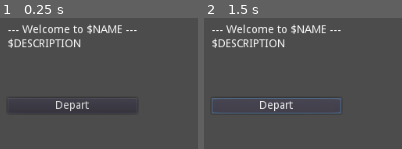
Above: before the commit, frames 1-2 (left to right).
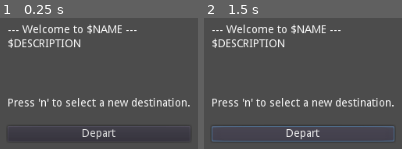
Above: after the commit, the same moments.

Repository: Dibujaron/DistantHorizonClient
Game: Godot game, scene res://scenes/station/StationMenu.tscn
The game is run twice, just before and just after one commit, with the same random seed, the same clock (stepped at 60 frames per second) and the same inputs. This scene is started directly instead of the project's main scene.
Inputs:
- Up to frame 1 (0.25 s): no input
- Up to frame 2 (1.5 s): click "Depart" at 0.5 s; click "Depart" at 1.25 s

The runs differ from the first frame. In frame 1, 3.9% of the frame differs, in the area x 4-96%, y 61-93%; in frame 2, 5.9%, in the area x 4-96%, y 61-95%.
Error in both runs: Attempt to call function 'get_node' in base 'null instance' on a null instance. (res://scenes/station/StationMenu.gd:15)

Commit message:
Targeting circle stuff plus update production url

Diff:
--- a/project.godot
+++ b/project.godot
@@ -161,6 +161,11 @@
 "events": [ Object(InputEventKey,"resource_local_to_scene":false,"resource_name":"","device":0,"alt":false,"shift":false,"control":false,"meta":false,"command":false,"pressed":false,"scancode":84,"unicode":0,"echo":false,"script":null)
  ]
 }
+ui_navigation_menu={
+"deadzone": 0.5,
+"events": [ Object(InputEventKey,"resource_local_to_scene":false,"resource_name":"","device":0,"alt":false,"shift":false,"control":false,"meta":false,"command":false,"pressed":false,"scancode":78,"unicode":0,"echo":false,"script":null)
+ ]
+}
 
 [logging]
 
--- a/scenes/Global.gd
+++ b/scenes/Global.gd
@@ -7,7 +7,7 @@
 export var gravity_constant_fudge = 50.0
 export var gravity_constant_base = 6.67408
 export var gravity_constant_exp = -11.0
-export var production_server_url = "ws://localhost:25611/ws/"
+export var production_server_url = "ws://distant-horizon.io:25611/ws/"
 export var debug_server_url = "ws://localhost:25611/ws/"
 
 var primary_player = null
@@ -69,11 +69,22 @@
 func get_space():
 	return get_tree().get_root().get_node("Space")
 
+func get_gui_canvas():
+	return get_space().get_node("GuiCanvas")
 func get_chat_hud():
-	return get_space().get_node("GuiCanvas").get_node("BottomLeftHUD")
+	return get_gui_canvas().get_node("BottomLeftHUD")
 
 func get_compass_hud():
-	return get_space().get_node("GuiCanvas").get_node("BottomRightHUD")
+	return get_gui_canvas().get_node("BottomRightHUD")
+
+func get_navigation_menu():
+	return get_gui_canvas().get_node("NavigationMenu")
+
+func get_station_menu():
+	return get_gui_canvas().get_node_or_null("StationMenu")
+
+func is_station_menu_open():
+	return get_station_menu() != null
 
 func get_socket_client():
 	return get_space().get_node("WebSocketClient")
@@ -84,6 +95,13 @@
 func get_primary_player():
 	return primary_player
 
+func get_primary_player_ship():
+	var parent = get_primary_player().get_parent()
+	if parent == get_space():
+		return null
+	else:
+		return parent
+
 func set_targeting_circle(circle):
 	self.targeting_circle = circle
 
--- a/scenes/Space.gd
+++ b/scenes/Space.gd
@@ -163,10 +163,10 @@
 			var parent_name = station_info["parent"]
 			var parent_node = planets[parent_name]
 			parent_node.add_child(station)
-			if(station.name == "Stn_Skydogs"):
-				var circle = preload("res://scenes/player/TargetingCircle.tscn").instance()
-				station.add_child(circle)
-
 		else:
 			add_child(station)
 		station.json_init(station_info)
+		if station.name == "Stn_Rakuria":
+			var circle = preload("res://scenes/player/TargetingCircle.tscn").instance()
+			circle.navigate_to(station.name)
+	Global.get_navigation_menu().init()
--- a/scenes/Space.tscn
+++ b/scenes/Space.tscn
@@ -1,10 +1,11 @@
-[gd_scene load_steps=7 format=2]
+[gd_scene load_steps=8 format=2]
 
 [ext_resource path="res://scenes/WebSocketClient.tscn" type="PackedScene" id=1]
 [ext_resource path="res://scenes/Space.gd" type="Script" id=2]
 [ext_resource path="res://scenes/player/PlayerPilot.tscn" type="PackedScene" id=3]
 [ext_resource path="res://scenes/player/BottomRightHUD.tscn" type="PackedScene" id=4]
 [ext_resource path="res://scenes/player/BottomLeftHUD.tscn" type="PackedScene" id=5]
+[ext_resource path="res://scenes/menu/NavigationMenu.tscn" type="PackedScene" id=6]
 [ext_resource path="res://scenes/player/ParallaxBackground.tscn" type="PackedScene" id=7]
 
 [node name="Space" type="Node2D"]
@@ -16,9 +17,10 @@
 [node name="GuiCanvas" type="CanvasLayer" parent="."]
 
 [node name="BottomRightHUD" parent="GuiCanvas" instance=ExtResource( 4 )]
-margin_right = -150.0
 
 [node name="BottomLeftHUD" parent="GuiCanvas" instance=ExtResource( 5 )]
+
+[node name="NavigationMenu" parent="GuiCanvas" instance=ExtResource( 6 )]
 
 [node name="ParallaxBackground" parent="." instance=ExtResource( 7 )]
 
--- /dev/null
+++ b/scenes/menu/NavigateButton.gd
@@ -0,0 +1,18 @@
+extends Button
+
+
+# Declare member variables here. Examples:
+# var a = 2
+# var b = "text"
+
+
+# Called when the node enters the scene tree for the first time.
+func _ready():
+	connect("pressed", self, "_navigate_pressed") # Replace with function body. # Replace with function body.
+
+func _navigate_pressed():
+	print("navigate pressed.")
+	get_parent().on_selected()
+# Called every frame. 'delta' is the elapsed time since the previous frame.
+#func _process(delta):
+#	pass
--- /dev/null
+++ b/scenes/menu/NavigationMenu.gd
@@ -0,0 +1,56 @@
+extends VBoxContainer
+
+export var update_every_n_ticks = 60 * 5
+export var left_pad_when_in_station = 100
+var ticks_since_update = 0
+var base_margin
+# Called when the node enters the scene tree for the first time.
+func _ready():
+	base_margin = margin_left
+	hide() # Replace with function body.
+
+func init():
+	var stations = Global.get_space().stations
+	var menu_item_scene = preload("res://scenes/menu/NavigationMenuItem.tscn")
+	for stn_name in stations.keys():
+		var inst = menu_item_scene.instance()
+		$VBoxContainer.add_child(inst)
+		inst.init(self, stn_name)
+	update()
+
+func on_navigation_selected(stn_name):
+	print("navigating to ", stn_name)
+	Global.get_targeting_circle().navigate_to(stn_name)
+	hide()
+
+func toggle():
+	visible = !visible
+
+func _process(delta):
+	var margin = base_margin
+	var station_menu = Global.get_station_menu()
+	if station_menu != null:
+		margin += station_menu.rect_size.x + left_pad_when_in_station
+	margin_left = margin
+
+	if ticks_since_update >= update_every_n_ticks:
+		update()
+		ticks_since_update = 0
+	ticks_since_update += 1
+
+func update():
+	var children = $VBoxContainer.get_children()
+	var children_sorted = children.duplicate()
+	children_sorted.sort_custom(self, "sort_by_distance")
+	var num_children = children.size()
+	for i in range(0, num_children):
+		var child = children_sorted[i]
+		$VBoxContainer.move_child(child, i)
+
+	for child in $VBoxContainer.get_children():
+		child.update()
+
+func sort_by_distance(a,b):
+	var dist_a = a.get_dist_squared()
+	var dist_b = b.get_dist_squared()
+	return dist_a < dist_b
--- /dev/null
+++ b/scenes/menu/NavigationMenu.tscn
@@ -0,0 +1,37 @@
+[gd_scene load_steps=2 format=2]
+
+[ext_resource path="res://scenes/menu/NavigationMenu.gd" type="Script" id=1]
+
+[node name="NavigationMenu" type="VBoxContainer"]
+margin_left = 10.0
+margin_top = 10.0
+margin_right = 10.0
+margin_bottom = 10.0
+script = ExtResource( 1 )
+__meta__ = {
+"_edit_use_anchors_": false
+}
+
+[node name="Header" type="Label" parent="."]
+margin_right = 188.0
+margin_bottom = 14.0
+text = "Select navigation destination:"
+__meta__ = {
+"_edit_use_anchors_": false
+}
+
+[node name="Spacer" type="Label" parent="."]
+margin_top = 18.0
+margin_right = 188.0
+margin_bottom = 32.0
+__meta__ = {
+"_edit_use_anchors_": false
+}
+
+[node name="VBoxContainer" type="VBoxContainer" parent="."]
+margin_top = 36.0
+margin_right = 188.0
+margin_bottom = 36.0
+__meta__ = {
+"_edit_use_anchors_": false
+}
--- /dev/null
+++ b/scenes/menu/NavigationMenuItem.gd
@@ -0,0 +1,45 @@
+extends HBoxContainer
+
+
+# Declare member variables here. Examples:
+# var a = 2
+# var b = "text"
+var station = null
+var stn_name = null
+var parent_menu = null
+
+
+func init(parent, station_name):
+	stn_name = station_name
+	parent_menu = parent
+	station = Global.get_space().stations[station_name]
+	update()
+
+func update():
+	if station != null:
+		var player_ship = Global.get_primary_player_ship()
+		if player_ship and player_ship.docked() and player_ship.docked_to_station == station:
+			hide()
+		else:
+			show()
+		$StationNameVal.text = station.display_name
+		var stn_position = station.global_position
+		var player = Global.get_primary_player()
+		var player_position = player.global_position
+		var distance = get_distance()
+		$DistanceVal.text = str(int(round(distance))) + "uu"
+
+func get_distance():
+	return get_offset_vector().length()
+
+func get_dist_squared():
+	return get_offset_vector().length_squared()
+
+func get_offset_vector():
+	var stn_position = station.global_position
+	var player = Global.get_primary_player()
+	var player_position = player.global_position
+	return (stn_position - player_position)
+
+func on_selected():
+	parent_menu.on_navigation_selected(stn_name)
--- /dev/null
+++ b/scenes/menu/NavigationMenuItem.tscn
@@ -0,0 +1,50 @@
+[gd_scene load_steps=3 format=2]
+
+[ext_resource path="res://scenes/menu/NavigationMenuItem.gd" type="Script" id=1]
+[ext_resource path="res://scenes/menu/NavigateButton.gd" type="Script" id=2]
+
+[node name="NavigationMenuItem" type="HBoxContainer"]
+margin_right = 40.0
+margin_bottom = 40.0
+script = ExtResource( 1 )
+__meta__ = {
+"_edit_use_anchors_": false
+}
+
+[node name="DistanceVal" type="Label" parent="."]
+margin_top = 13.0
+margin_right = 37.0
+margin_bottom = 27.0
+text = "$DIST"
+__meta__ = {
+"_edit_use_anchors_": false
+}
+
+[node name="AwayFromLabel" type="Label" parent="."]
+margin_left = 41.0
+margin_top = 13.0
+margin_right = 54.0
+margin_bottom = 27.0
+text = "to"
+
+[node name="StationNameVal" type="Label" parent="."]
+margin_left = 58.0
+margin_top = 13.0
+margin_right = 166.0
+margin_bottom = 27.0
+text = "$STATION_NAME"
+
+[node name="NavigateButton" type="Button" parent="."]
+margin_left = 170.0
+margin_right = 237.0
+margin_bottom = 40.0
+text = "Navigate"
+script = ExtResource( 2 )
+
+[node name="NavigationMenuItem" type="Control" parent="."]
+margin_left = 241.0
+margin_right = 241.0
+margin_bottom = 40.0
+__meta__ = {
+"_edit_use_anchors_": false
+}
--- a/scenes/player/BottomRightHUD.tscn
+++ b/scenes/player/BottomRightHUD.tscn
@@ -1,16 +1,6 @@
-[gd_scene load_steps=5 format=2]
+[gd_scene load_steps=2 format=2]
 
-[ext_resource path="res://scenes/player/Compass.tscn" type="PackedScene" id=1]
-[ext_resource path="res://sprites/hud/compass.png" type="Texture" id=2]
 [ext_resource path="res://scenes/player/BottomRightHUD.gd" type="Script" id=3]
-
-[sub_resource type="SpriteFrames" id=1]
-animations = [ {
-"frames": [ ExtResource( 2 ), null ],
-"loop": true,
-"name": "default",
-"speed": 5.0
-} ]
 
 [node name="BottomRightHUD" type="GridContainer"]
 visible = false
@@ -18,10 +8,8 @@
 anchor_top = 1.0
 anchor_right = 1.0
 anchor_bottom = 1.0
-margin_right = -200.0
-margin_bottom = -150.0
-grow_horizontal = 2
-grow_vertical = 2
+grow_horizontal = 0
+grow_vertical = 0
 rect_min_size = Vector2( 100, 100 )
 size_flags_horizontal = 3
 size_flags_vertical = 3
@@ -29,6 +17,3 @@
 __meta__ = {
 "_edit_use_anchors_": false
 }
-
-[node name="Compass" parent="." instance=ExtResource( 1 )]
-frames = SubResource( 1 )
--- a/scenes/player/ChatDisplay.gd
+++ b/scenes/player/ChatDisplay.gd
@@ -32,10 +32,8 @@
 
 func render_text():
 	var lines_to_display = get_lines_to_display()
-	print("rendering ", lines_to_display, " lines of chat")
 	var most_recent_index = lines.size()
 	var least_recent_index = most_recent_index - lines_to_display
-	print("least recent: ", least_recent_index, " most recent: ", most_recent_index)
 	var text_to_display = ""
 	for n in range(least_recent_index, most_recent_index, 1):
 		text_to_display = text_to_display + "\n" + lines[n]
@@ -45,7 +43,6 @@
 	print("[chat] ", message)
 	var current_time = OS.get_system_time_msecs()
 	var expiry = current_time + message_live_time_msecs
-	print("pushed message with expiry ", expiry)
 	lines.append(message)
 	expiries.append(expiry)
 	update_required = true
@@ -54,7 +51,6 @@
 	var max_lines = lines_display_unfocused
 	if chat_focused:
 		max_lines = lines_display_focused
-	print("lines size: ", lines.size(), " focused: ", chat_focused)
 	return min(lines.size(), max_lines)
 
 func on_chat_focused():
--- a/scenes/player/DirectionalPip.gd
+++ b/scenes/player/DirectionalPip.gd
@@ -16,7 +16,7 @@
 
 export var pip_radius_far = 0
 export var scale_factor_base_far = 0.03
-export var threshold_far = 4
+export var threshold_far = 8
 export var frame_far = 1
 
 var current_zoom = 0
--- a/scenes/player/PlayerPilot.gd
+++ b/scenes/player/PlayerPilot.gd
@@ -102,6 +102,9 @@
 
 		if Input.is_action_just_pressed("ui_focus_chat"):
 			Global.get_chat_hud().focus_chat()
+
+		if Input.is_action_just_pressed("ui_navigation_menu"):
+			Global.get_navigation_menu().toggle()
 	else:
 		if Input.is_action_just_pressed("ui_send_chat"):
 			Global.get_chat_hud().send_chat_message()
--- a/scenes/player/TargetingCircle.gd
+++ b/scenes/player/TargetingCircle.gd
@@ -9,12 +9,34 @@
 export var scale_factor_base_far = 0.05
 var current_zoom = 0
 var prior_global_rotation_degs = 0
+var current_target = null
 # Called when the node enters the scene tree for the first time.
 func _ready():
 	Global.set_targeting_circle(self)
 
-func is_circle_visible():
+func is_on_screen():
 	return $TargetingVisibilityNotifier.is_on_screen()
+
+func navigate_to(stn_name):
+	var stn = Global.get_space().stations[stn_name]
+	if stn != null:
+		current_target = stn_name
+		var parent = get_parent()
+		if parent != null:
+			parent.remove_child(self)
+		stn.add_child(self)
+		show()
+	else:
+		print("invalid station for navigation", stn_name)
+
+func get_nav_target():
+	return current_target
+
+func stop_navigating():
+	hide()
+
+func is_enabled():
+	return visible
 
 func _process(delta):
 	var rotation_amt = rotation_degrees_per_second * delta
--- a/scenes/player/TargetingPip.gd
+++ b/scenes/player/TargetingPip.gd
@@ -25,7 +25,7 @@
 	var ship_position = get_parent().global_position
 	var targeting_circle = Global.get_targeting_circle()
 	if targeting_circle != null:
-		if targeting_circle.is_circle_visible():
+		if not targeting_circle.is_enabled() or targeting_circle.is_on_screen():
 			hide()
 		else:
 			show()
--- a/scenes/ship/Ship.gd
+++ b/scenes/ship/Ship.gd
@@ -96,7 +96,12 @@
 	for thruster in aft_thrusters:
 		thruster.set_enabled(false)
 
-	if not is_player_ship and Global.should_vanish_docked_ai_ships():
+	if is_player_ship:
+		var targeting_circle = Global.get_targeting_circle()
+		if targeting_circle.is_enabled():
+			if targeting_circle.get_nav_target() == station_name:
+				targeting_circle.stop_navigating()
+	elif Global.should_vanish_docked_ai_ships():
 		visible = false
 
 func json_receive_undocked(json):
--- a/scenes/station/Station.gd
+++ b/scenes/station/Station.gd
@@ -1,10 +1,12 @@
 extends "res://scenes/orbiter/Orbiter.gd"
 
+var display_name
 func _ready():
 	add_to_group("Stations")
 
 func json_init(station_info):
 	.json_init(station_info)
+	display_name = station_info["display_name"]
 	$AnimatedSprite.play("default")
 	global_scale = Vector2(1.0, 1.0)
 
--- a/scenes/station/StationMenu.tscn
+++ b/scenes/station/StationMenu.tscn
@@ -13,18 +13,18 @@
 }
 
 [node name="HBoxContainer" type="HBoxContainer" parent="."]
-margin_right = 166.0
-margin_bottom = 114.0
+margin_right = 234.0
+margin_bottom = 150.0
 __meta__ = {
 "_edit_use_anchors_": false
 }
 
 [node name="VBoxContainer" type="VBoxContainer" parent="HBoxContainer"]
-margin_right = 166.0
-margin_bottom = 114.0
+margin_right = 234.0
+margin_bottom = 150.0
 
 [node name="HeaderLabel" type="HBoxContainer" parent="HBoxContainer/VBoxContainer"]
-margin_right = 166.0
+margin_right = 234.0
 margin_bottom = 14.0
 
 [node name="--- Welcome to" type="Label" parent="HBoxContainer/VBoxContainer/HeaderLabel"]
@@ -46,7 +46,7 @@
 
 [node name="DescLabel" type="HBoxContainer" parent="HBoxContainer/VBoxContainer"]
 margin_top = 18.0
-margin_right = 166.0
+margin_right = 234.0
 margin_bottom = 32.0
 
 [node name="StationDesc" type="Label" parent="HBoxContainer/VBoxContainer/DescLabel"]
@@ -56,26 +56,40 @@
 
 [node name="Spacer" type="Label" parent="HBoxContainer/VBoxContainer"]
 margin_top = 36.0
-margin_right = 166.0
+margin_right = 234.0
 margin_bottom = 50.0
 
 [node name="ContentHolder" type="VBoxContainer" parent="HBoxContainer/VBoxContainer"]
 margin_top = 54.0
-margin_right = 166.0
+margin_right = 234.0
 margin_bottom = 54.0
 
 [node name="Spacer2" type="Label" parent="HBoxContainer/VBoxContainer"]
 margin_top = 58.0
-margin_right = 166.0
+margin_right = 234.0
 margin_bottom = 72.0
 
 [node name="Spacer3" type="Label" parent="HBoxContainer/VBoxContainer"]
 margin_top = 76.0
-margin_right = 166.0
+margin_right = 234.0
 margin_bottom = 90.0
 
+[node name="NewDestinationReminder" type="Label" parent="HBoxContainer/VBoxContainer"]
+margin_top = 94.0
+margin_right = 234.0
+margin_bottom = 108.0
+text = "Press 'n' to select a new destination."
+__meta__ = {
+"_edit_use_anchors_": false
+}
+
+[node name="Spacer4" type="Label" parent="HBoxContainer/VBoxContainer"]
+margin_top = 112.0
+margin_right = 234.0
+margin_bottom = 126.0
+
 [node name="DepartButton" type="Button" parent="HBoxContainer/VBoxContainer"]
-margin_top = 94.0
-margin_right = 166.0
-margin_bottom = 114.0
+margin_top = 130.0
+margin_right = 234.0
+margin_bottom = 150.0
 text = "Depart"
